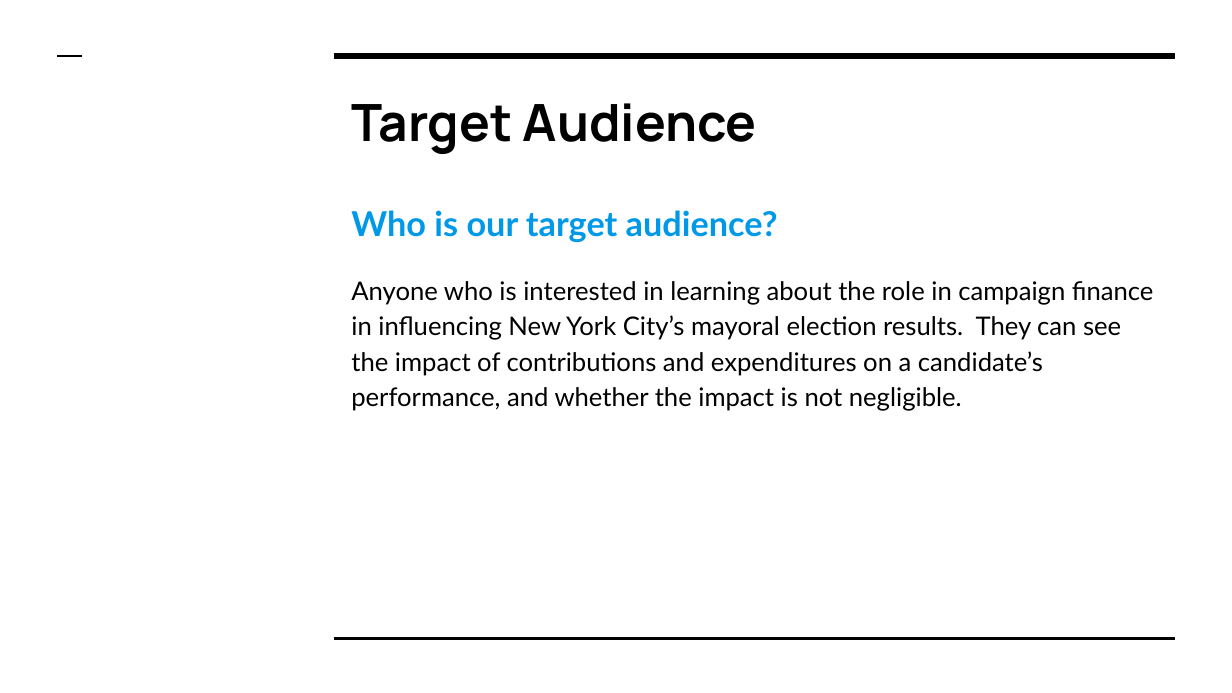
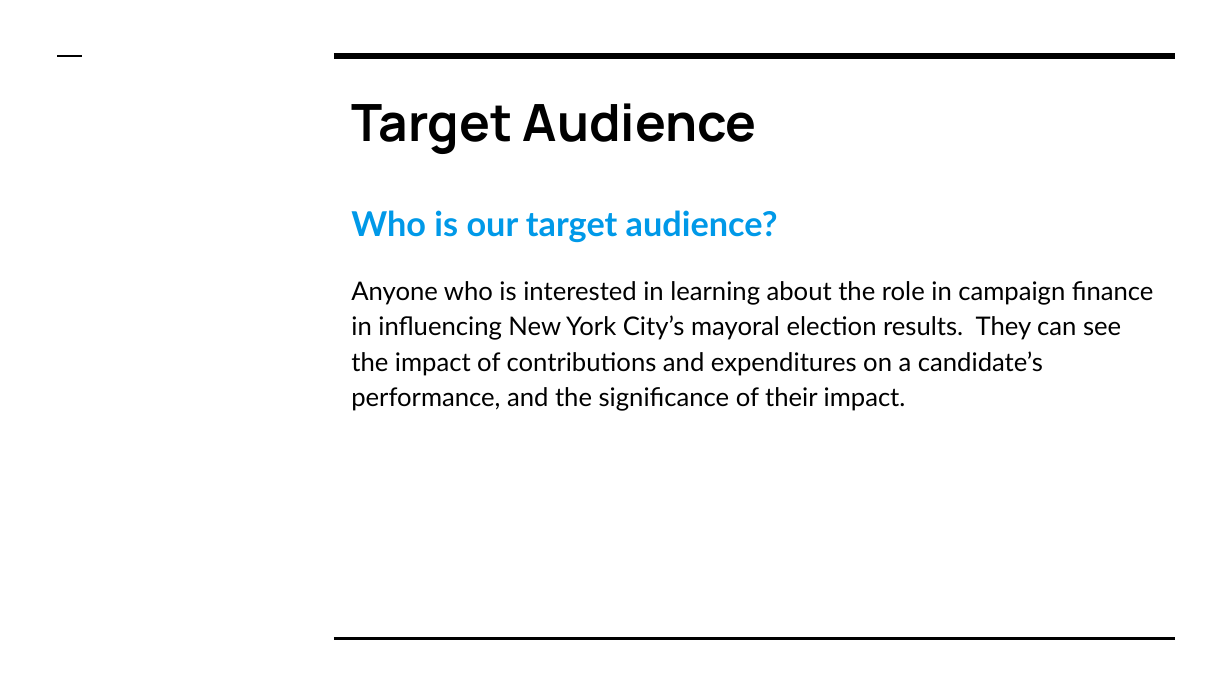
Before and after one commit to ssheggrud/Mod_20_Project, a slide deck: slide 4 of Presentation/Group5Presentation.pptx (slide 9 before the commit). Drawn at 1232x693 pixels with LibreOffice and Linux fonts; fonts in the diff are those of the drawing. Boxes give left, top, right and bottom in pixels: in the first picture for what was removed or moved away, otherwise in the second. Text is boxed around its words. In the diff, an @@ line names an element or a change of style, - is before the commit and + after.

```diff
--- a/Presentation/Group5Presentation.pptx
+++ b/Presentation/Group5Presentation.pptx
@@ text at (x1=351, y1=281, x2=1154, y2=411): text changed @@
-Anyone who is interested in learning about the role in campaign finance in influencing New York City’s mayoral election results. They can see the impact of contributions and expenditures on a candidate’s performance, and whether the impact is not negligible.
+Anyone who is interested in learning about the role in campaign finance in influencing New York City’s mayoral election results. They can see the impact of contributions and expenditures on a candidate’s performance, and the significance of their impact.
```
Also in this commit, not shown: 2 other slides changed, 2 slides added.
